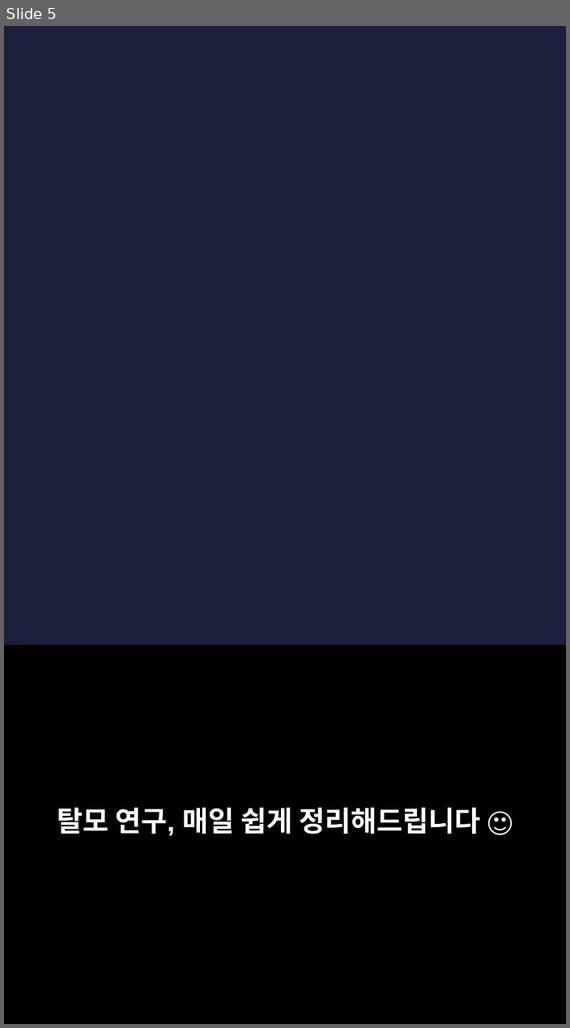
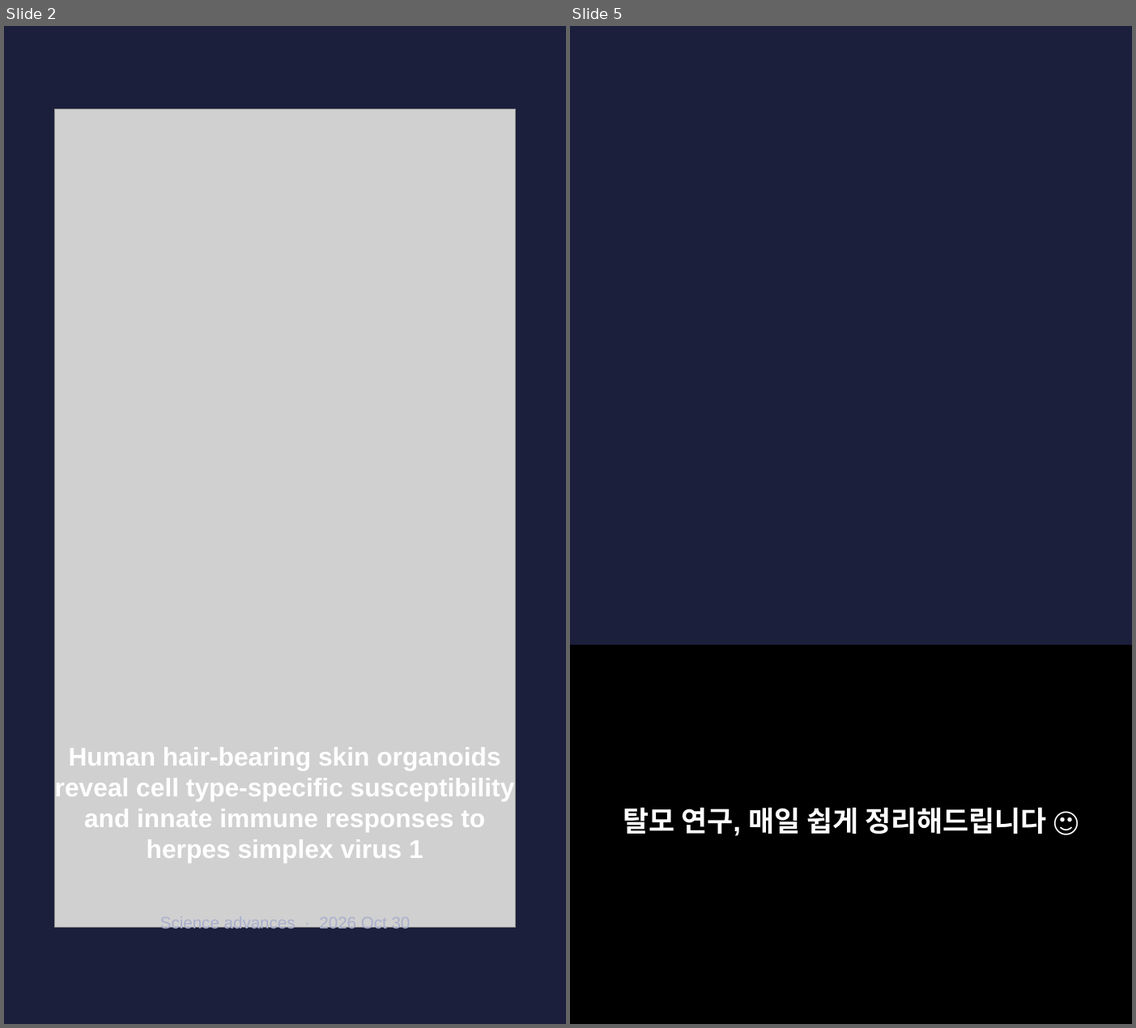
Before and after one commit to hyokang2010-BJ-ANTH/product-builder-test, a slide deck: pwa/data/latest/slides.pptx. Shown side by side, each under a label of ours: slide 5 before the commit, slides 2 and 5 after it; the slides between them are not shown. The pictures are 570x1028 and 1136x1028 pixels, drawn with LibreOffice and Linux fonts; fonts in the diff are those of the drawing; grey boxes stand for pictures; background and template pictures are left out. Boxes give left, top, right and bottom in pixels: in the first picture for what was removed or moved away, otherwise in the second. Text is boxed around its words. In the diff, an @@ line names an element or a change of style, - is before the commit and + after.

```diff
--- a/pwa/data/latest/slides.pptx
+++ b/pwa/data/latest/slides.pptx
@@ slide 2 added at (4, 26, 566, 1024), background #1B1F3B @@
@@ picture added at (55, 109, 515, 928) @@
@@ text added at (55, 747, 515, 863), 20 pt, text #FFFFFF, bold @@
+Human hair-bearing skin organoids reveal cell type-specific susceptibility and innate immune responses to herpes simplex virus 1
@@ text added at (160, 927, 411, 932), 13 pt, text #AAAFCD @@
+Science advances · 2026 Oct 30
```
Also in this commit, not shown: 4 slides changed, 2 other slides added, 3 slides removed, 26 other files.
